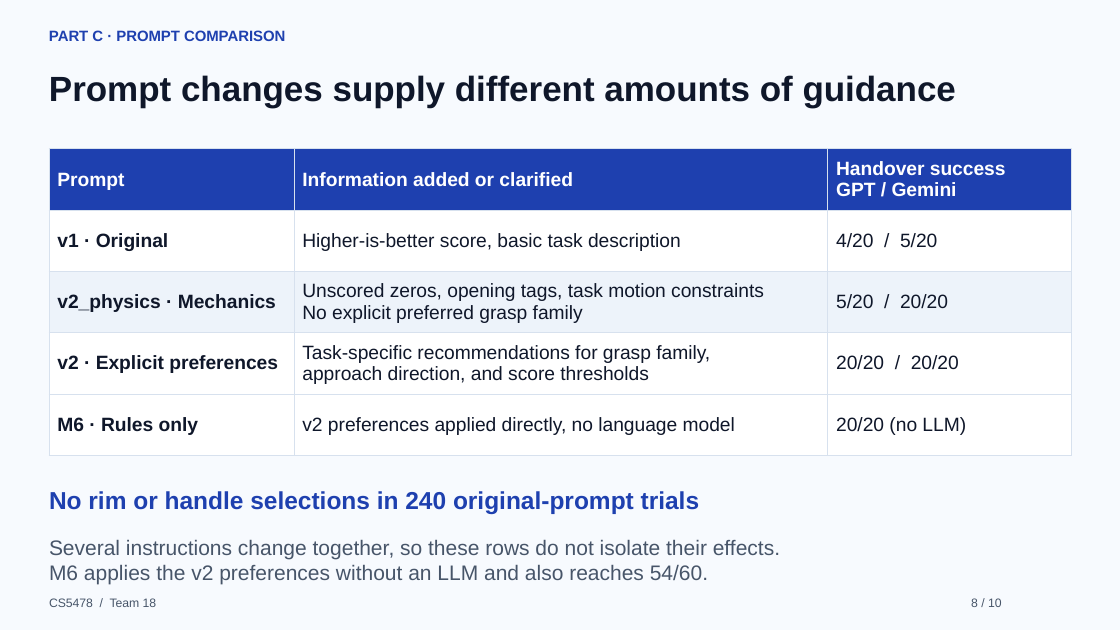
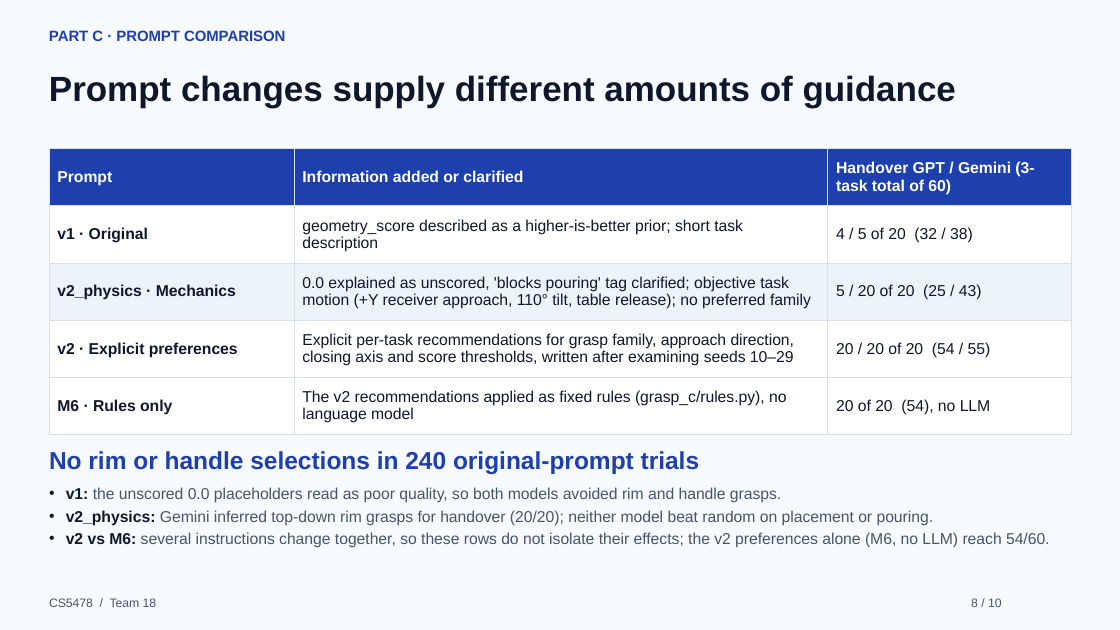
Before and after one commit to Xl440102/cs5478-task-aware-grasp-selection, a slide deck: slide 8 of presentation/CS5478_Task_Aware_Grasp_Selection_Presentation_v2.pptx. Drawn at 1120x630 pixels with LibreOffice and Linux fonts; fonts in the diff are those of the drawing. Boxes give left, top, right and bottom in pixels: in the first picture for what was removed or moved away, otherwise in the second. Text is boxed around its words. In the diff, an @@ line names an element or a change of style, - is before the commit and + after.

```diff
--- a/presentation/CS5478_Task_Aware_Grasp_Selection_Presentation_v2.pptx
+++ b/presentation/CS5478_Task_Aware_Grasp_Selection_Presentation_v2.pptx
@@ table at box(49, 149, 1071, 434) @@
-row 1, column 3: Handover success / GPT / Gemini
+row 1, column 3: Handover GPT / Gemini (3-task total of 60)
-row 2, column 2: Higher-is-better score, basic task description
+row 2, column 2: geometry_score described as a higher-is-better prior; short task description
-row 2, column 3: 4/20 / 5/20
+row 2, column 3: 4 / 5 of 20 (32 / 38)
-row 3, column 2: Unscored zeros, opening tags, task motion constraints / No explicit preferred grasp family
+row 3, column 2: 0.0 explained as unscored, 'blocks pouring' tag clarified; objective task motion (+Y receiver approach, 110° tilt, table release); no preferred family
-row 3, column 3: 5/20 / 20/20
+row 3, column 3: 5 / 20 of 20 (25 / 43)
-row 4, column 2: Task-specific recommendations for grasp family, / approach direction, and score thresholds
+row 4, column 2: Explicit per-task recommendations for grasp family, approach direction, closing axis and score thresholds, written after examining seeds 10–29
-row 4, column 3: 20/20 / 20/20
+row 4, column 3: 20 / 20 of 20 (54 / 55)
-row 5, column 2: v2 preferences applied directly, no language model
+row 5, column 2: The v2 recommendations applied as fixed rules (grasp_c/rules.py), no language model
-row 5, column 3: 20/20 (no LLM)
+row 5, column 3: 20 of 20 (54), no LLM
@@ size 16.5 to 13.5 pt in "Prompt", "Information added or clarified", "v1 · Original", "v2_physics · Mechanics" and 2 more places @@
@@ text "No rim or handle selections ...": place and size @@
-text "No rim or handle selections ..." at box(49, 491, 700, 514)
+text "No rim or handle selections ..." at box(49, 451, 700, 474)
@@ text at box(66, 487, 1050, 548): text changed; size 18 to 13.5 pt @@
-Several instructions change together, so these rows do not isolate their effects.
-M6 applies the v2 preferences without an LLM and also reaches 54/60.
+• v1: the unscored 0.0 placeholders read as poor quality, so both models avoided rim and handle grasps.
+• v2_physics: Gemini inferred top-down rim grasps for handover (20/20); neither model beat random on placement or pouring.
+• v2 vs M6: several instructions change together, so these rows do not isolate their effects; the v2 preferences alone (M6, no LLM) reach 54/60.
```
Also in this commit, not shown: 8 other slides changed, 1 other file.
